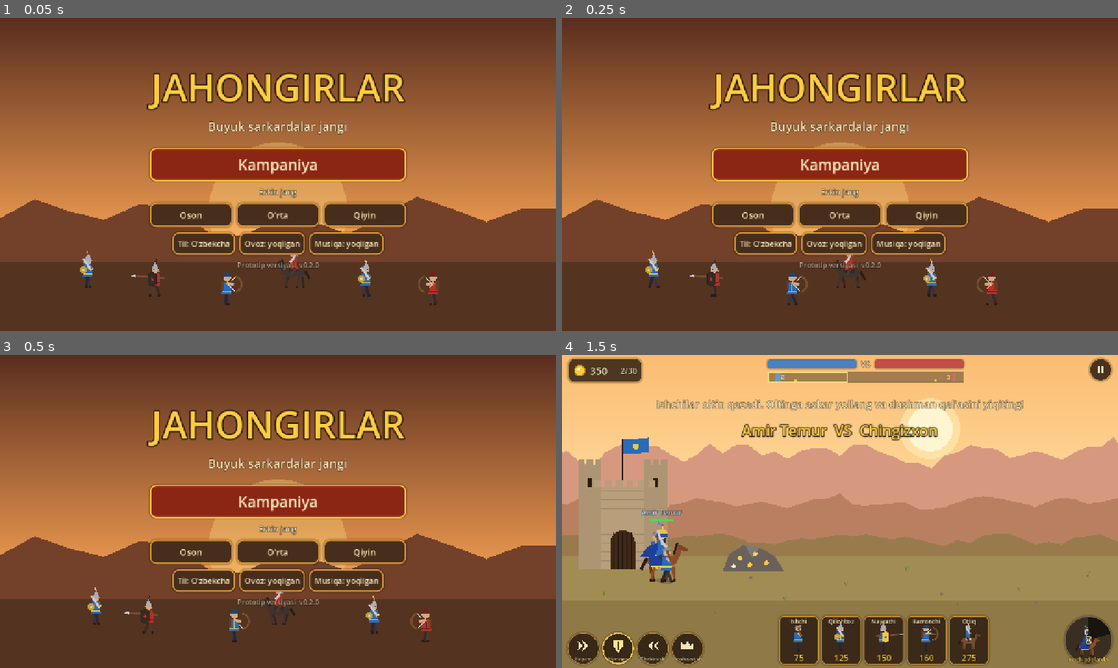
Above: before the commit, frames 1-4 (two rows, left to right).
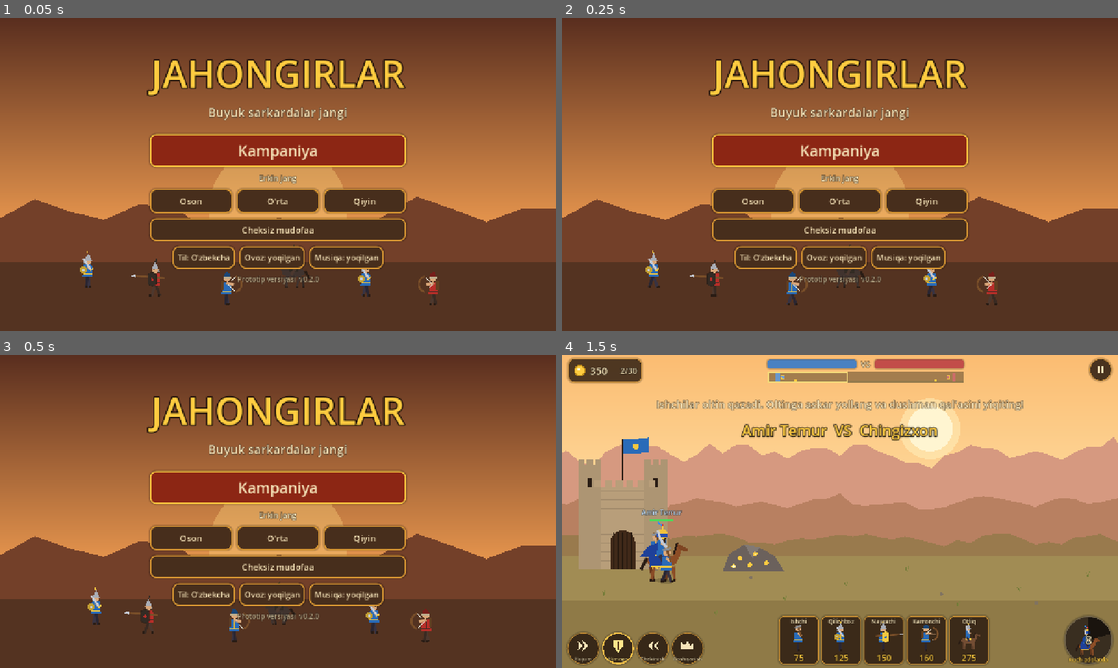
Above: after the commit, the same moments.

Repository: bekzodbeknematov8-cpu/lost-centuries-game
Game: Godot game, scene res://scenes/main_menu.tscn
The game is run twice, just before and just after one commit, with the same random seed, the same clock (stepped at 60 frames per second) and the same inputs.
Inputs:
- Up to frame 1 (0.05 s): no input
- Up to frame 2 (0.25 s): no input
- Up to frame 3 (0.5 s): no input
- Up to frame 4 (1.5 s): click "Oson" at 0.5 s; click "Jangga!" at 1.25 s

The runs differ from the first frame. In frame 1, 17% of the frame differs, in the area x 26-74%, y 13-86%; in frame 2, 17%; in frame 3, 17%; in frame 4, nothing differs.

Commit message:
Cheksiz mudofaa rejimi va reklama ko'rib 2x tanga
- To'lqinlar kuchayib boradi, har 5-to'lqinda sardor; rekord saqlanadi
- Natija oynasida ixtiyoriy 'reklama ko'rib 2x' (kuniga 5 marta)
- Ads autoload (hozircha sinov rejimi), 3 yangi test

Co-Authored-By: Claude Opus 5.5 <noreply@anthropic.com>
Claude-Session: https://claude.ai/code/session_01AUvG8mVZ2xcqJ9Wfw9UwnE

Diff:
--- a/data/strings.json
+++ b/data/strings.json
@@ -418,5 +418,65 @@
 		"en": "Briefly empowers the army.",
 		"ru": "Ненадолго усиливает войско.",
 		"tr": "Orduyu kısa süreliğine güçlendirir."
+	},
+	"MENU_ENDLESS": {
+		"uz": "Cheksiz mudofaa",
+		"en": "Endless Defense",
+		"ru": "Бесконечная оборона",
+		"tr": "Sonsuz Savunma"
+	},
+	"OBJ_ENDLESS": {
+		"uz": "Dushman to'lqinlariga imkon qadar uzoq bardosh bering!",
+		"en": "Hold out against the enemy waves as long as you can!",
+		"ru": "Держитесь против волн врага как можно дольше!",
+		"tr": "Düşman dalgalarına olabildiğince uzun dayanın!"
+	},
+	"WAVE_N": {
+		"uz": "%d-to'lqin!",
+		"en": "Wave %d!",
+		"ru": "Волна %d!",
+		"tr": "%d. dalga!"
+	},
+	"ENDLESS_OVER": {
+		"uz": "Mudofaa tugadi",
+		"en": "Defense over",
+		"ru": "Оборона окончена",
+		"tr": "Savunma bitti"
+	},
+	"WAVES_SURVIVED": {
+		"uz": "Yetib borilgan to'lqin: %d",
+		"en": "Wave reached: %d",
+		"ru": "Достигнута волна: %d",
+		"tr": "Ulaşılan dalga: %d"
+	},
+	"NEW_RECORD": {
+		"uz": "Yangi rekord!",
+		"en": "New record!",
+		"ru": "Новый рекорд!",
+		"tr": "Yeni rekor!"
+	},
+	"AD_DOUBLE": {
+		"uz": "Reklama ko'rib 2× olish (+%d)   [bugun: %d]",
+		"en": "Watch an ad for 2× (+%d)   [today: %d]",
+		"ru": "Смотреть рекламу за 2× (+%d)   [сегодня: %d]",
+		"tr": "Reklam izle, 2× al (+%d)   [bugün: %d]"
+	},
+	"AD_DONE": {
+		"uz": "2× olindi! Jami: %d tanga",
+		"en": "Doubled! Total: %d coins",
+		"ru": "Удвоено! Всего: %d монет",
+		"tr": "İki katına çıktı! Toplam: %d altın"
+	},
+	"AD_LIMIT": {
+		"uz": "Bugungi reklama chegarasi tugadi",
+		"en": "Daily ad limit reached",
+		"ru": "Дневной лимит рекламы исчерпан",
+		"tr": "Günlük reklam sınırına ulaşıldı"
+	},
+	"AD_MOCK": {
+		"uz": "Reklama (sinov rejimi)\n%d",
+		"en": "Advertisement (test mode)\n%d",
+		"ru": "Реклама (тестовый режим)\n%d",
+		"tr": "Reklam (test modu)\n%d"
 	}
 }
--- a/project.godot
+++ b/project.godot
@@ -16,6 +16,7 @@
 GameData="*res://scripts/autoload/game_data.gd"
 GameState="*res://scripts/autoload/game_state.gd"
 Sfx="*res://scripts/autoload/sfx.gd"
+Ads="*res://scripts/autoload/ads.gd"
 DevTools="*res://scripts/autoload/dev_tools.gd"
 
 [display]
--- /dev/null
+++ b/scripts/autoload/ads.gd
@@ -0,0 +1,54 @@
+extends Node
+## Mukofotli reklama xizmati.
+## Hozircha SINOV rejimi: haqiqiy AdMob plagini 7-bosqichda ulanadi. Sinov rejimida
+## 3 soniyalik "Reklama (sinov)" oynasi ko'rsatiladi va mukofot beriladi.
+## Reklama har doim ixtiyoriy: o'yinchi o'zi tugmani bosgandagina ko'rsatiladi.
+
+signal finished(rewarded: bool)
+
+const MOCK_SECONDS := 3.0
+
+var _layer: CanvasLayer
+var _label: Label
+var _left := 0.0
+var _cb: Callable
+
+
+func _ready() -> void:
+	process_mode = Node.PROCESS_MODE_ALWAYS
+	set_process(false)
+
+
+func is_real() -> bool:
+	return false
+
+
+func show_rewarded(cb: Callable) -> void:
+	_cb = cb
+	_left = MOCK_SECONDS
+	_layer = CanvasLayer.new()
+	_layer.layer = 100
+	add_child(_layer)
+	var bg := ColorRect.new()
+	bg.color = Color(0, 0, 0, 0.85)
+	bg.set_anchors_preset(Control.PRESET_FULL_RECT)
+	bg.mouse_filter = Control.MOUSE_FILTER_STOP
+	_layer.add_child(bg)
+	_label = Label.new()
+	_label.set_anchors_preset(Control.PRESET_FULL_RECT)
+	_label.horizontal_alignment = HORIZONTAL_ALIGNMENT_CENTER
+	_label.vertical_alignment = VERTICAL_ALIGNMENT_CENTER
+	_label.add_theme_font_size_override("font_size", 32)
+	_layer.add_child(_label)
+	set_process(true)
+
+
+func _process(delta: float) -> void:
+	_left -= delta
+	_label.text = tr("AD_MOCK") % maxi(1, ceili(_left))
+	if _left <= 0.0:
+		set_process(false)
+		_layer.queue_free()
+		finished.emit(true)
+		if _cb.is_valid():
+			_cb.call(true)
--- a/scripts/autoload/dev_tools.gd
+++ b/scripts/autoload/dev_tools.gd
@@ -21,6 +21,8 @@
 	process_mode = Node.PROCESS_MODE_ALWAYS
 	if args.has("diff"):
 		GameState.difficulty = args.diff
+	if args.has("mode"):
+		GameState.mode = args.mode
 	if args.has("level"):
 		GameState.level_id = args.level
 	if args.has("hero"):
--- a/scripts/autoload/game_state.gd
+++ b/scripts/autoload/game_state.gd
@@ -8,7 +8,8 @@
 var difficulty: String = "easy"
 var hero: String = "temur"
 var level_id: String = ""          ## "" = erkin jang, aks holda kampaniya bosqichi
-var progress: Dictionary = {"version": PROGRESS_VERSION, "stars": {}, "coins": 0}
+var mode: String = "skirmish"      ## "skirmish" | "campaign" | "endless"
+var progress: Dictionary = {"version": PROGRESS_VERSION, "stars": {}, "coins": 0, "best_wave": 0, "ad_day": "", "ad_count": 0}
 var _store := ProgressStore.new(PROGRESS_PATH)
 var settings: Dictionary = {
 	"locale": "uz",
@@ -80,3 +81,23 @@
 func record_result(lid: String, stars: int, coins: int) -> int:
 	_store.data = progress
 	return _store.record_result(lid, stars, coins)
+
+
+func record_wave(waves: int, coins: int) -> bool:
+	_store.data = progress
+	return _store.record_wave(waves, coins)
+
+
+static func today() -> String:
+	var d := Time.get_date_dict_from_system()
+	return "%04d-%02d-%02d" % [d.year, d.month, d.day]
+
+
+func ads_left() -> int:
+	_store.data = progress
+	return _store.ads_left(today())
+
+
+func reward_ad(bonus_coins: int) -> bool:
+	_store.data = progress
+	return _store.note_ad_reward(today(), bonus_coins)
--- a/scripts/sim/battle_sim.gd
+++ b/scripts/sim/battle_sim.gd
@@ -28,6 +28,11 @@
 var winner: int = -1
 var rng := RandomNumberGenerator.new()
 var survive_time: float = 0.0     ## >0: o'yinchi shu vaqtgacha qal'ani saqlasa yutadi
+var endless: bool = false          ## Cheksiz mudofaa: dushman to'lqinlarda keladi
+var wave: int = 0                  ## Tugagan (chaqirilgan) to'lqinlar soni
+var wave_timer: float = 0.0
+const WAVE_INTERVAL := 32.0
+const FIRST_WAVE := 25.0
 var control_dir: int = 0
 var control_attack: bool = false
 
@@ -49,6 +54,9 @@
 	time = 0.0
 	winner = -1
 	survive_time = float(cfg.get("survive_time", 0.0))
+	endless = bool(cfg.get("endless", false))
+	wave = 0
+	wave_timer = FIRST_WAVE
 	for i in 2:
 		var t := TeamState.new()
 		t.index = i
@@ -380,6 +388,8 @@
 		else:
 			u.dead_time += dt
 	_update_zones(dt)
+	if endless:
+		_update_waves(dt)
 	_resolve_pending_hits()
 	_update_projectiles(dt)
 	for t in teams:
@@ -393,6 +403,37 @@
 	if survive_time > 0.0 and winner < 0 and time >= survive_time:
 		winner = 0
 		events.append({"type": "survived", "team": 0, "x": teams[0].castle_x})
+
+
+static func wave_budget(n: int) -> float:
+	## n-to'lqin (1 dan) uchun dushman qo'shini qiymati (oltin hisobida).
+	return 260.0 + 210.0 * (n - 1) + 18.0 * (n - 1) * (n - 1)
+
+
+func _update_waves(dt: float) -> void:
+	var t1 := teams[1]
+	t1.stance = TeamState.Stance.ATTACK
+	wave_timer -= dt
+	if wave_timer > 0.0:
+		return
+	wave += 1
+	wave_timer = WAVE_INTERVAL
+	var budget := wave_budget(wave)
+	var pool: Array = ["swordsman", "spearman", "archer"]
+	if wave >= 3:
+		pool.append("cavalry")
+	var spawned := 0
+	while budget > 0.0 and spawned < 24:
+		var type: String = pool[rng.randi() % pool.size()]
+		budget -= float(defs[type].cost)
+		var u := spawn_unit(1, type)
+		u.x += t1.dir * rng.randf_range(0.0, 140.0)
+		t1.pop -= int(u.def.pop)   # to'lqin askarlari aholi chegarasiga kirmaydi
+		spawned += 1
+	if wave % 5 == 0 and heroes.has("sardor") and hero_of(1) == null:
+		t1.hero_type = "sardor"
+		_spawn_hero(t1)
+	events.append({"type": "wave", "team": 1, "wave": wave, "x": t1.castle_x})
 
 
 func pop_events() -> Array[Dictionary]:
@@ -749,6 +790,8 @@
 
 
 func _hit_castle(t: TeamState, dmg: float, x: float, weapon := "melee") -> void:
+	if endless and t.index == 1:
+		return   # Cheksiz rejimda dushman qal'asi buzilmaydi
 	t.castle_hp -= dmg
 	events.append({"type": "castle_hit", "team": t.index, "x": x, "weapon": weapon, "dmg": dmg})
 
--- a/scripts/sim/progress_store.gd
+++ b/scripts/sim/progress_store.gd
@@ -5,7 +5,9 @@
 const VERSION := 1
 
 var path: String
-var data: Dictionary = {"version": VERSION, "stars": {}, "coins": 0}
+const AD_DAILY_LIMIT := 5
+
+var data: Dictionary = {"version": VERSION, "stars": {}, "coins": 0, "best_wave": 0, "ad_day": "", "ad_count": 0}
 
 
 func _init(file_path: String) -> void:
@@ -13,7 +15,7 @@
 
 
 func load_file() -> void:
-	data = {"version": VERSION, "stars": {}, "coins": 0}
+	data = {"version": VERSION, "stars": {}, "coins": 0, "best_wave": 0, "ad_day": "", "ad_count": 0}
 	if not FileAccess.file_exists(path):
 		return
 	var parsed: Variant = JSON.parse_string(FileAccess.get_file_as_string(path))
@@ -25,6 +27,9 @@
 		for k in p.stars:
 			data.stars[str(k)] = clampi(int(p.stars[k]), 0, 3)
 	data.coins = maxi(0, int(p.get("coins", 0)))
+	data.best_wave = maxi(0, int(p.get("best_wave", 0)))
+	data.ad_day = str(p.get("ad_day", ""))
+	data.ad_count = maxi(0, int(p.get("ad_count", 0)))
 
 
 func save_file() -> void:
@@ -47,3 +52,32 @@
 	data.coins = int(data.coins) + coins
 	save_file()
 	return maxi(0, stars - old)
+
+
+func record_wave(waves: int, coins: int) -> bool:
+	## Cheksiz mudofaa natijasi; yangi rekord bo'lsa true.
+	var rec := waves > int(data.best_wave)
+	if rec:
+		data.best_wave = waves
+	data.coins = int(data.coins) + coins
+	save_file()
+	return rec
+
+
+func ads_left(today: String) -> int:
+	if str(data.ad_day) != today:
+		return AD_DAILY_LIMIT
+	return maxi(0, AD_DAILY_LIMIT - int(data.ad_count))
+
+
+func note_ad_reward(today: String, bonus_coins: int) -> bool:
+	## Reklama mukofoti (2× uchun qo'shimcha tangalar). Kunlik chegaradan oshsa false.
+	if ads_left(today) <= 0:
+		return false
+	if str(data.ad_day) != today:
+		data.ad_day = today
+		data.ad_count = 0
+	data.ad_count = int(data.ad_count) + 1
+	data.coins = int(data.coins) + bonus_coins
+	save_file()
+	return true
--- a/scripts/ui/hud.gd
+++ b/scripts/ui/hud.gd
@@ -23,6 +23,7 @@
 var _objective: Label
 var _end_result: Dictionary = {}
 var _next_btn: Button
+var _ad_btn: Button
 
 
 # --- Kichik chizilgan elementlar -----------------------------------------------
@@ -511,6 +512,15 @@
 	stats.custom_minimum_size = Vector2(640, 0)
 	stats.add_theme_font_size_override("font_size", 18)
 	v.add_child(stats)
+	_ad_btn = Button.new()
+	_ad_btn.custom_minimum_size = Vector2(420, 58)
+	_ad_btn.size_flags_horizontal = Control.SIZE_SHRINK_CENTER
+	_ad_btn.add_theme_font_size_override("font_size", 20)
+	_ad_btn.add_theme_stylebox_override("normal", UITheme.box(Color(0.12, 0.38, 0.18), Painter.GOLD))
+	_ad_btn.add_theme_stylebox_override("hover", UITheme.box(Color(0.16, 0.46, 0.22), Painter.GOLD))
+	_ad_btn.pressed.connect(_on_ad)
+	_ad_btn.visible = false
+	v.add_child(_ad_btn)
 	var fact := PanelContainer.new()
 	fact.name = "Fact"
 	fact.add_theme_stylebox_override("panel", UITheme.box(Color(0.93, 0.85, 0.66), Color(0.55, 0.38, 0.18), 10, 2))
@@ -647,6 +657,18 @@
 	star_row.visible = not lv.is_empty()
 	fact.visible = false
 	_next_btn.visible = false
+	_ad_btn.visible = false
+	if result.get("endless", false):
+		title.text = tr("ENDLESS_OVER")
+		title.add_theme_color_override("font_color", Painter.GOLD)
+		stats.text = tr("WAVES_SURVIVED") % int(result.waves)
+		if result.get("record", false):
+			stats.text += "   ★ " + tr("NEW_RECORD")
+		stats.text += "\n" + tr("COINS_EARNED") % int(result.coins)
+	if int(result.get("coins", 0)) > 0 and GameState.ads_left() > 0:
+		_ad_btn.text = "▶  " + tr("AD_DOUBLE") % [int(result.coins), GameState.ads_left()]
+		_ad_btn.disabled = false
+		_ad_btn.visible = true
 	if not lv.is_empty():
 		star_row.reset(int(result.stars))
 		if int(result.coins) > 0:
@@ -664,6 +686,17 @@
 	_end_panel.visible = true
 
 
+func _on_ad() -> void:
+	_ad_btn.disabled = true
+	var bonus := int(_end_result.get("coins", 0))
+	Ads.show_rewarded(func(ok: bool) -> void:
+		if ok and GameState.reward_ad(bonus):
+			Sfx.play("coin", 1.0, 0.0)
+			_ad_btn.text = tr("AD_DONE") % (bonus * 2)
+		else:
+			_ad_btn.text = tr("AD_LIMIT"))
+
+
 func _on_next() -> void:
 	var lv: Dictionary = _end_result.get("level", {})
 	var nxt := Campaign.next_level_id(GameData.campaigns, str(lv.get("id", "")))
--- a/scripts/ui/main_menu.gd
+++ b/scripts/ui/main_menu.gd
@@ -80,6 +80,18 @@
 		b.add_theme_font_size_override("font_size", 20)
 		b.pressed.connect(_start.bind(d[1]))
 		diff_row.add_child(b)
+	var endless := Button.new()
+	endless.text = tr("MENU_ENDLESS")
+	if int(GameState.progress.get("best_wave", 0)) > 0:
+		endless.text += "  (★ %d)" % int(GameState.progress.best_wave)
+	endless.custom_minimum_size = Vector2(590, 52)
+	endless.add_theme_font_size_override("font_size", 20)
+	endless.pressed.connect(func() -> void:
+		Sfx.play("click", 0.7)
+		GameState.mode = "endless"
+		GameState.level_id = ""
+		get_tree().change_scene_to_file("res://scenes/hero_select.tscn"))
+	_content.add_child(endless)
 	var row := HBoxContainer.new()
 	row.alignment = BoxContainer.ALIGNMENT_CENTER
 	row.add_theme_constant_override("separation", 10)
@@ -122,6 +134,7 @@
 	Sfx.play("click", 0.7)
 	GameState.difficulty = diff
 	GameState.level_id = ""
+	GameState.mode = "skirmish"
 	get_tree().change_scene_to_file("res://scenes/hero_select.tscn")
 
 
--- a/scripts/view/battle.gd
+++ b/scripts/view/battle.gd
@@ -35,6 +35,14 @@
 		my_hero = str(bc.cfg.heroes[0])
 		enemy_hero = str(bc.cfg.heroes[1])
 		sim.setup(GameData.units, bc.cfg, GameData.heroes)
+	elif GameState.mode == "endless":
+		sim.setup(GameData.units, {
+			"seed": randi(),
+			"start_gold": 400,
+			"start_units": [["worker", "worker"], []],
+			"heroes": [my_hero, ""],
+			"endless": true,
+		}, GameData.heroes)
 	else:
 		var others: Array = GameData.heroes.keys().filter(func(h: String) -> bool: return h != my_hero and bool(GameData.heroes[h].get("selectable", true)))
 		enemy_hero = others[randi() % others.size()]
@@ -65,6 +73,9 @@
 		else:
 			hud.show_objective(tr("OBJ_DESTROY"))
 		_banner(title, 3.0)
+	elif sim.endless:
+		hud.show_objective(tr("OBJ_ENDLESS"))
+		_banner(tr("MENU_ENDLESS"), 3.0)
 	elif enemy_hero != "":
 		_banner(tr(str(GameData.heroes[my_hero].name)) + "  VS  " + tr(str(GameData.heroes[enemy_hero].name)), 3.0)
 
@@ -78,7 +89,8 @@
 	_acc += minf(delta, 0.1)
 	while _acc >= BattleSim.STEP:
 		_acc -= BattleSim.STEP
-		enemy_ai.update(sim, BattleSim.STEP)
+		if not sim.endless:
+			enemy_ai.update(sim, BattleSim.STEP)
 		if auto_player:
 			auto_player.update(sim, BattleSim.STEP)
 		sim.step()
@@ -103,12 +115,19 @@
 		Sfx.play("victory" if sim.winner == 0 else "defeat", 1.0, 0.0)
 		var won := sim.winner == 0
 		var result := {"won": won, "stars": 0, "coins": 0, "new_stars": 0, "level": level}
+		if sim.endless:
+			result.endless = true
+			result.waves = sim.wave
+			result.coins = 15 * sim.wave
+			result.record = GameState.record_wave(sim.wave, result.coins)
 		if not level.is_empty():
 			var castle := sim.teams[0].castle_hp / sim.teams[0].castle_max_hp
 			result.stars = Campaign.compute_stars(level, won, castle, sim.time)
 			result.coins = Campaign.coins_for(level, result.stars)
 			result.new_stars = GameState.record_result(str(level.id), result.stars, result.coins)
 		hud.show_end(won, result)
+		if OS.get_cmdline_user_args().has("--press_ad"):
+			get_tree().create_timer(1.0).timeout.connect(func() -> void: hud._on_ad())
 	queue_redraw()
 
 
@@ -218,6 +237,9 @@
 					_: Sfx.play("drum", 0.7, 0.02)
 			elif e.stance == TeamState.Stance.ATTACK:
 				Sfx.play("horn_enemy", 0.55, 0.02)
+		"wave":
+			Sfx.play("horn_enemy", 0.9, 0.0)
+			hud.show_banner(tr("WAVE_N") % int(e.wave), 2.0)
 		"control_kill":
 			_shake = minf(1.0, _shake + 0.12)
 		"ability":
--- a/tests/run_tests.gd
+++ b/tests/run_tests.gd
@@ -456,3 +456,43 @@
 	st2.load_file()
 	check(st2.data.stars.is_empty(), "buzilgan fayl xavfsiz o'qilishi kerak")
 	DirAccess.remove_absolute(path)
+
+
+# --- Cheksiz mudofaa va reklama ---------------------------------------------
+
+func test_endless_waves_grow() -> void:
+	var s := BattleSim.new()
+	s.setup(defs, {"start_units": [[], []], "endless": true}, load_json("res://data/heroes.json"))
+	s.teams[0].castle_hp = 1.0e9
+	run(s, BattleSim.FIRST_WAVE + 1.0)
+	check(s.wave == 1, "1-to'lqin kelmadi")
+	var n1 := s.alive_units(1).size()
+	check(n1 >= 1, "to'lqinda askar yo'q")
+	check(BattleSim.wave_budget(10) > BattleSim.wave_budget(2) * 3.0, "to'lqinlar yetarlicha kuchaymaydi")
+	s.teams[1].castle_hp = 100.0
+	s._hit_castle(s.teams[1], 500.0, 0.0)
+	check(s.teams[1].castle_hp == 100.0, "cheksiz rejimda dushman qal'asi buzilmasligi kerak")
+
+
+func test_endless_ends_when_castle_falls() -> void:
+	var s := BattleSim.new()
+	s.setup(defs, {"start_units": [[], []], "endless": true, "castle_hp": [300, 2000]})
+	run(s, 400.0)
+	check(s.winner == 1, "qal'a qulaganda o'yin tugashi kerak")
+	check(s.wave >= 1, "kamida bitta to'lqin bo'lishi kerak")
+
+
+func test_ad_daily_limit() -> void:
+	var path := "user://test_ads.json"
+	var st := ProgressStore.new(path)
+	check(st.ads_left("2026-01-01") == ProgressStore.AD_DAILY_LIMIT, "kun boshida limit to'liq bo'lishi kerak")
+	for i in ProgressStore.AD_DAILY_LIMIT:
+		check(st.note_ad_reward("2026-01-01", 10), "reklama mukofoti berilmadi")
+	check(not st.note_ad_reward("2026-01-01", 10), "kunlik chegaradan oshib ketdi")
+	check(int(st.data.coins) == 10 * ProgressStore.AD_DAILY_LIMIT, "reklama tangalari noto'g'ri")
+	check(st.ads_left("2026-01-02") == ProgressStore.AD_DAILY_LIMIT, "yangi kunda limit tiklanishi kerak")
+	check(st.record_wave(7, 100) and not st.record_wave(5, 10), "rekord mantiqi noto'g'ri")
+	var st2 := ProgressStore.new(path)
+	st2.load_file()
+	check(int(st2.data.best_wave) == 7 and int(st2.data.ad_count) == ProgressStore.AD_DAILY_LIMIT, "rekord/reklama holati saqlanmadi")
+	DirAccess.remove_absolute(path)
Not shown, added: scripts/autoload/ads.gd.uid
Not shown, added: tools/campaign_balance.gd.uid
Not shown, changed: DECISIONS.md
Not shown, changed: PROGRESS.md
Not shown, changed: tools/smoke_test.sh
